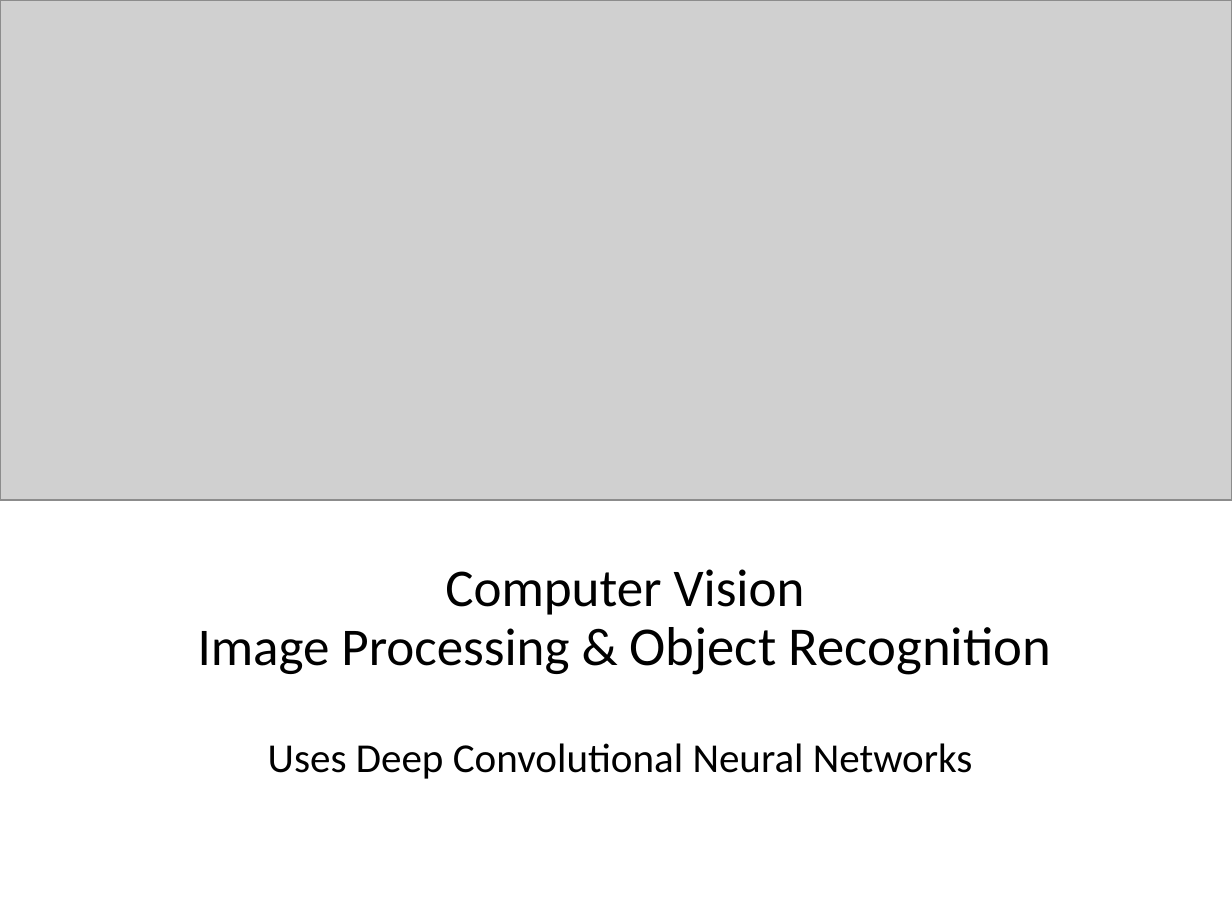
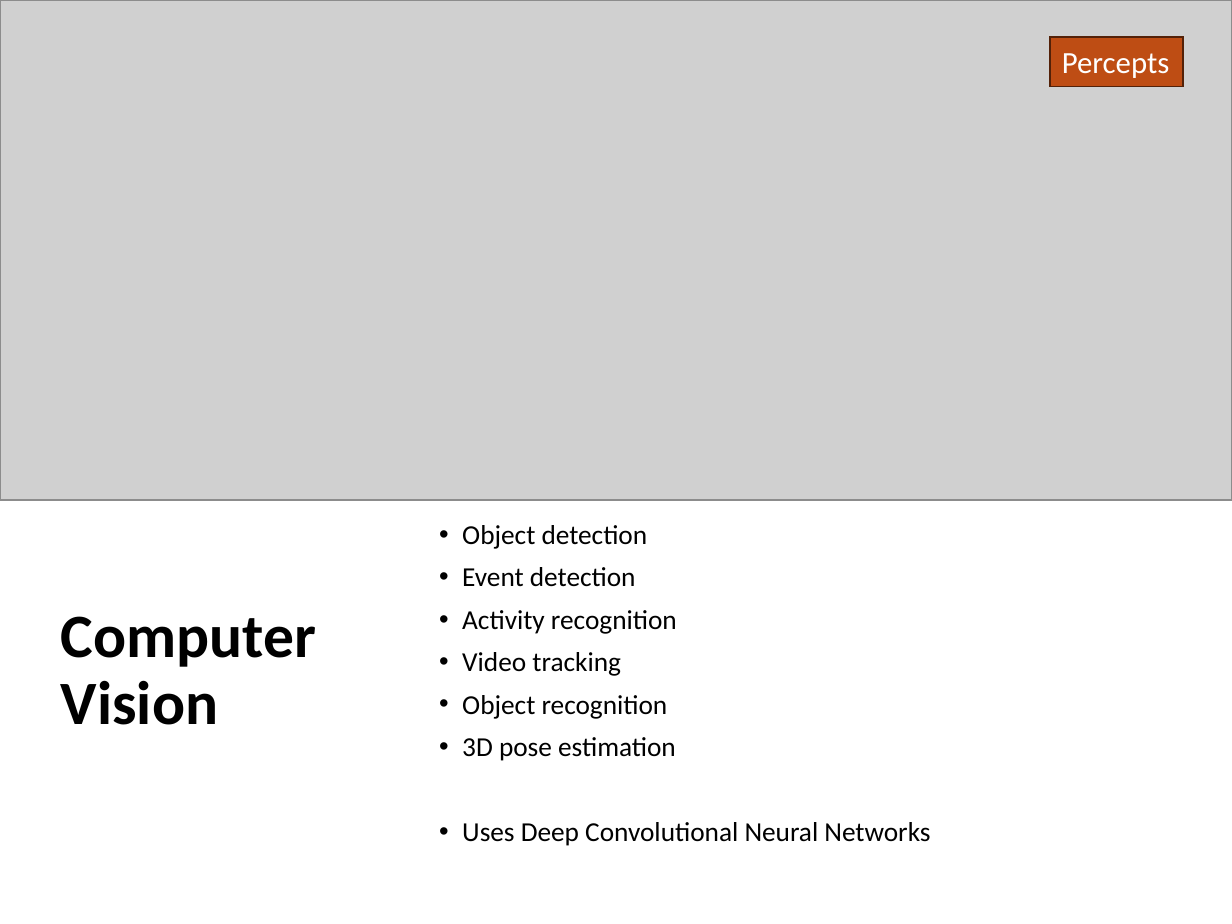
Before and after one commit to mhahsler/CS7320-AI, a slide deck: slide 4 of slides/xx_more_AI.pptx. Drawn at 1232x924 pixels with LibreOffice and Linux fonts; fonts in the diff are those of the drawing; grey boxes stand for pictures. Boxes give left, top, right and bottom in pixels: in the first picture for what was removed or moved away, otherwise in the second. Text is boxed around its words. In the diff, an @@ line names an element or a change of style, - is before the commit and + after.

Commit message:
Improved NLP and added final slide.

```diff
--- a/slides/xx_more_AI.pptx
+++ b/slides/xx_more_AI.pptx
@@ rectangle added at (1050, 37, 1183, 86), fill #BE4D14, outline #532209 1 pt, 18 pt, text #FFFFFF @@
+Percepts
@@ text added at (462, 525, 930, 846), 16 pt, text #000000 @@
+• Object detection
+• Event detection
+• Activity recognition
+• Video tracking
+• Object recognition
+• 3D pose estimation
+• Uses Deep Convolutional Neural Networks
@@ title at (61, 616, 316, 725): text changed; size 24 to 36 pt; bold on @@
-Computer Vision
-Image Processing & Object Recognition
-Uses Deep Convolutional Neural Networks
+Computer Vision
```
Also in this commit, not shown: 2 other slides changed, 3 slides added, 1 slide removed, 1 other file.
